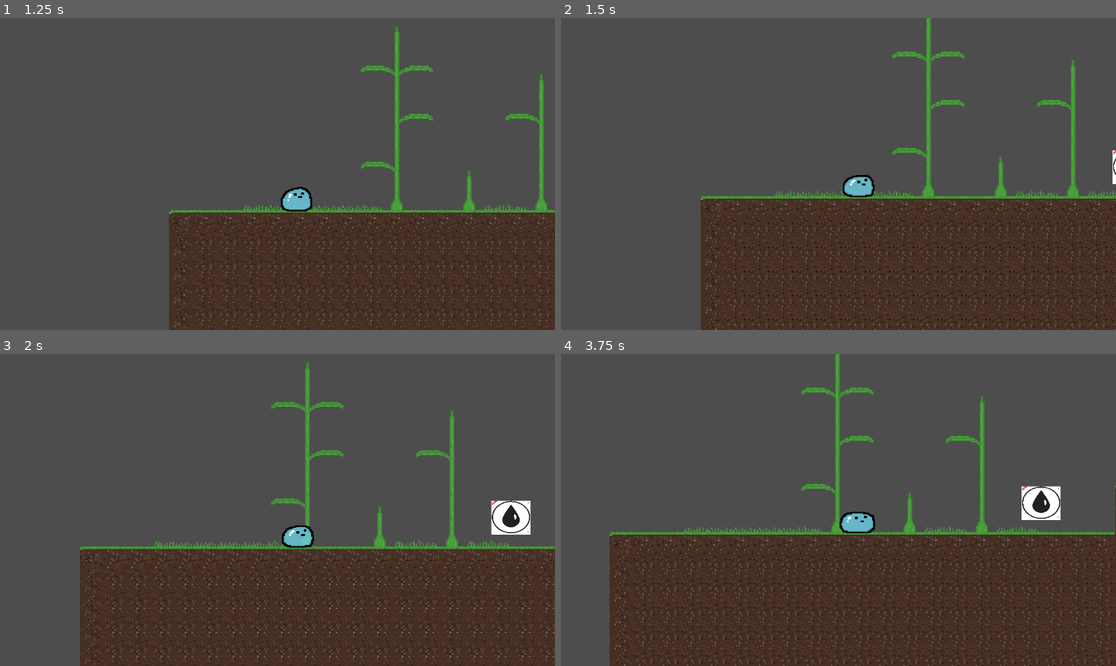
Above: before the commit, frames 1-4 (two rows, left to right).
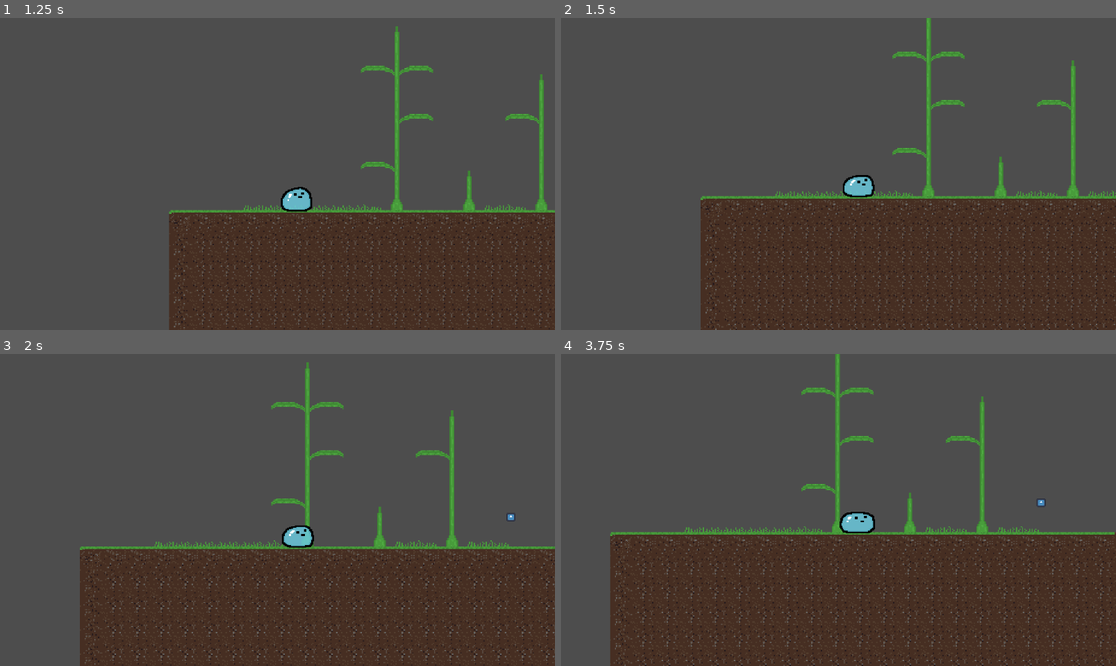
Above: after the commit, the same moments.

Repository: Ball-Tigers/Sutra
Game: Godot game, scene res://scenes/TutLevel.tscn
Two runs of this game, one before a commit and one after it. Both use one fixed random seed, a clock stepped at 60 frames per second and the inputs below. The engine's default icon, where the game draws it, is replaced by a stand-in: a white triangle on a blue panel in a dark square.
Inputs:
- Up to frame 1 (1.25 s): hold D (right) from 0.53 s (still down); tap Space (jump) at 0.77 s
- Up to frame 2 (1.5 s): keep holding D (right)
- Up to frame 3 (2 s): keep holding D (right); tap Space (jump) at 1.52 s
- Up to frame 4 (3.75 s): release D (right) at 2.03 s; hold A (left) 2.03-2.78 s; hold D (right) from 2.78 s (still down); tap Space (jump) at 3.02 s

Frame 1 is identical in both runs. In frame 2, less than 0.1% of the frame differs, in the area x 99-100%, y 42-54%; in frame 3, 0.8%; in frame 4, 1.7%, in the area x 8-100%, y 0-100%.

Commit message:
body grow from silly drop

Diff:
--- a/project.godot
+++ b/project.godot
@@ -25,19 +25,16 @@
 "deadzone": 0.5,
 "events": [Object(InputEventKey,"resource_local_to_scene":false,"resource_name":"","device":-1,"window_id":0,"alt_press …(191 unchanged characters)…
 , Object(InputEventKey,"resource_local_to_scene":false,"resource_name":"","device":-1,"window_id":0,"alt_pressed":false …(183 unchanged characters)…
-, Object(InputEventKey,"resource_local_to_scene":false,"resource_name":"","device":-1,"window_id":0,"alt_pressed":false,"shift_pressed":false,"ctrl_pressed":false,"meta_pressed":false,"pressed":false,"keycode":0,"physical_keycode":4194320,"key_label":0,"unicode":0,"location":0,"echo":false,"script":null)
 ]
 }
 left={
 "deadzone": 0.5,
 "events": [Object(InputEventKey,"resource_local_to_scene":false,"resource_name":"","device":-1,"window_id":0,"alt_press …(191 unchanged characters)…
-, Object(InputEventKey,"resource_local_to_scene":false,"resource_name":"","device":-1,"window_id":0,"alt_pressed":false,"shift_pressed":false,"ctrl_pressed":false,"meta_pressed":false,"pressed":false,"keycode":0,"physical_keycode":4194319,"key_label":0,"unicode":0,"location":0,"echo":false,"script":null)
 ]
 }
 right={
 "deadzone": 0.5,
 "events": [Object(InputEventKey,"resource_local_to_scene":false,"resource_name":"","device":-1,"window_id":0,"alt_press …(192 unchanged characters)…
-, Object(InputEventKey,"resource_local_to_scene":false,"resource_name":"","device":-1,"window_id":0,"alt_pressed":false,"shift_pressed":false,"ctrl_pressed":false,"meta_pressed":false,"pressed":false,"keycode":0,"physical_keycode":4194321,"key_label":0,"unicode":0,"location":0,"echo":false,"script":null)
 ]
 }
 duplicate={
--- a/scenes/Droplet.tscn
+++ b/scenes/Droplet.tscn
@@ -1,16 +1,21 @@
-[gd_scene load_steps=3 format=3 uid="uid://bswjhob4q6f0i"]
+[gd_scene load_steps=4 format=3 uid="uid://bswjhob4q6f0i"]
 
-[ext_resource type="Texture2D" uid="uid://bouyk7fl4fnsj" path="res://assets/sprites/waterDropletPlaceHolder.png" id="1_mxoxt"]
+[ext_resource type="Script" path="res://scenes/droplet.gd" id="1_mdkds"]
+[ext_resource type="Texture2D" uid="uid://bclplhrroj0nb" path="res://icon.svg" id="1_p6wju"]
 
-[sub_resource type="CircleShape2D" id="CircleShape2D_8wfi1"]
-radius = 20.0
+[sub_resource type="RectangleShape2D" id="RectangleShape2D_b7qrf"]
+size = Vector2(6, 6)
 
 [node name="Area2D" type="Area2D"]
+script = ExtResource("1_mdkds")
 
 [node name="CollisionShape2D" type="CollisionShape2D" parent="."]
-shape = SubResource("CircleShape2D_8wfi1")
+position = Vector2(0, -1)
+shape = SubResource("RectangleShape2D_b7qrf")
 
 [node name="Sprite2D" type="Sprite2D" parent="."]
-position = Vector2(2.86102e-06, 0)
-scale = Vector2(0.0565684, 0.0477624)
-texture = ExtResource("1_mxoxt")
+position = Vector2(2.86102e-06, -0.471603)
+scale = Vector2(0.0565684, 0.0551312)
+texture = ExtResource("1_p6wju")
+
+[connection signal="body_entered" from="." to="." method="_on_body_entered"]
--- a/scenes/Pebble.tscn
+++ b/scenes/Pebble.tscn
@@ -1,7 +1,6 @@
-[gd_scene load_steps=5 format=3 uid="uid://cmtj2n816rdmf"]
+[gd_scene load_steps=4 format=3 uid="uid://bta6tetx7ii12"]
 
 [ext_resource type="Script" path="res://scripts/pushable.gd" id="1_3fke3"]
-[ext_resource type="Texture2D" uid="uid://bvtooccgp46uw" path="res://assets/sprites/pebble.png" id="2_3gogt"]
 
 [sub_resource type="RectangleShape2D" id="RectangleShape2D_11g72"]
 
@@ -25,6 +24,5 @@
 [node name="Pebble" type="Sprite2D" parent="."]
 position = Vector2(0, -1)
 scale = Vector2(0.54375, 0.54375)
-texture = ExtResource("2_3gogt")
 
 [connection signal="body_entered" from="Area2D" to="RigidBody2D" method="_on_area_2d_body_entered"]
--- a/scenes/TutLevel.tscn
+++ b/scenes/TutLevel.tscn
@@ -2,7 +2,7 @@
 
 [ext_resource type="TileSet" uid="uid://8lo8diqxm7c0" path="res://assets/tilesets/current_tile_set.tres" id="1_fwe8o"]
 [ext_resource type="PackedScene" uid="uid://bakg11xxg85vs" path="res://scenes/Player.tscn" id="2_nok48"]
-[ext_resource type="PackedScene" uid="uid://bswjhob4q6f0i" path="res://scenes/DropletPlaceHolder.tscn" id="3_c4wv1"]
+[ext_resource type="PackedScene" uid="uid://bswjhob4q6f0i" path="res://scenes/Droplet.tscn" id="3_c4wv1"]
 
 [node name="TutLevel" type="Node2D"]
 
--- /dev/null
+++ b/scenes/droplet.gd
@@ -0,0 +1,9 @@
+extends Area2D
+
+func _on_body_entered(body: Node2D) -> void:
+	var player := body as Player
+	if not player:
+		return
+
+	player.grow()
+	self.queue_free()
--- a/scripts/player_movement/fall.gd
+++ b/scripts/player_movement/fall.gd
@@ -21,10 +21,10 @@
 
 	if Input.is_action_pressed("right"):
 		parent.velocity.x = min(parent.velocity.x + walk_acc, walk_speed)
-		flip_right(parent)
+		parent.animations.flip_h = false
 	elif Input.is_action_pressed("left"):
 		parent.velocity.x = max(parent.velocity.x - walk_acc, -walk_speed)
-		flip_left(parent)
+		parent.animations.flip_h = true
 
 	parent.move_and_slide()
 	return null
--- a/scripts/player_movement/jump.gd
+++ b/scripts/player_movement/jump.gd
@@ -20,10 +20,12 @@
 
 	if Input.is_action_pressed("right"):
 		parent.velocity.x = move_toward(parent.velocity.x, walk_speed, walk_acc)
-		flip_right(parent)
+		parent.animations.flip_h = false
+
 	elif Input.is_action_pressed("left"):
 		parent.velocity.x = move_toward(parent.velocity.x, -walk_speed, walk_acc)
-		flip_left(parent)
+		parent.animations.flip_h = true
+
 	if Input.is_action_just_released('jump'):
 		parent.velocity.y *= 0.5
 
--- a/scripts/player_movement/player.gd
+++ b/scripts/player_movement/player.gd
@@ -3,6 +3,9 @@
 
 @onready var animations = $AnimatedSprite2D
 @onready var state_machine = $StateMachine
+
+@export var player_size = 1
+@export var max_player_size = 5
 
 func _ready() -> void:
 	state_machine.init(self)
@@ -16,13 +19,14 @@
 func _process(delta: float) -> void:
 	state_machine.process_frame(delta)
 
+func grow() -> void:
+	if player_size < max_player_size:
+		player_size += 1
+	self.scale.x = player_size
+	self.scale.y = player_size
 
-
-
-
-func _on_area_2d_body_shape_entered(body_rid: RID, body: Node2D, body_shape_index: int, local_shape_index: int) -> void:
-	print("Fart!")
-
-
-func _on_area_2d_body_shape_exited(body_rid: RID, body: Node2D, body_shape_index: int, local_shape_index: int) -> void:
-	print("Fart.... 2!")
+func shrink() -> void:
+	if player_size > 1:
+		player_size -= 1
+	self.scale.x = player_size
+	self.scale.y = player_size
--- a/scripts/player_movement/state.gd
+++ b/scripts/player_movement/state.gd
@@ -33,22 +33,3 @@
 
 func process_physics(_delta: float) -> State:
 	return null
-
-func flip_right(node: Node2D) -> void:
-	node.scale.y = 1
-	node.rotation_degrees = 0
-
-func flip_left(node: Node2D) -> void:
-	node.scale.y = -1
-	node.rotation_degrees = 180
-
-func grow() -> void:
-	if player_size < max_player_size:
-		player_size += 1
-	parent.scale = player_size
-
-func facing_right(node: Node2D) -> bool:
-	return node.scale.y == 1 and node.rotation_degrees == 0
-
-func facing_left(node: Node2D) -> bool:
-	return node.scale.y == -1 and abs(node.rotation_degrees) == 180
--- a/scripts/player_movement/walk.gd
+++ b/scripts/player_movement/walk.gd
@@ -27,10 +27,10 @@
 
 	if Input.is_action_pressed("right"):
 		parent.velocity.x = move_toward(parent.velocity.x, walk_speed, walk_acc)
-		flip_right(parent)
+		parent.animations.flip_h = false
 	elif Input.is_action_pressed("left"):
 		parent.velocity.x = move_toward(parent.velocity.x, -walk_speed, walk_acc)
-		flip_left(parent)
+		parent.animations.flip_h = true
 	else:
 		if parent.velocity.x == 0:
 			return idle_state
Binary file removed: assets/sprites/waterDropletPlaceHolder.png
Not shown, removed: assets/sprites/waterDropletPlaceHolder.png.import
Renamed: assets/sprites/WaterSpriteSheet.png -> assets/sprites/water_sprite_sheet.png
Not shown, changed: assets/sprites/water_sprite_sheet.png.import
Not shown: 1 places in scenes/Level.tscn that only renumber resources
